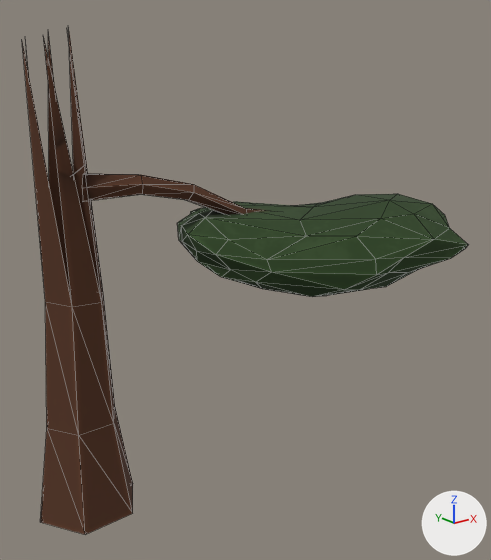
Renders of the glTF model web/public/flowers/BubungaTree_gltf/BubingaTreeSprout.gltf from each side of a commit.
Rendered twice from a 50 mm lens placed at (-2.2, -5.01, 3.76), pointed at (1.34, -0.59, 1.98). Lighting does not change. The marker at lower right points along +X, +Y and +Z. Mesh edges are drawn as thin lines. Where no turn or scale is listed for an object, it has been applied to the vertices.

Objects in the first picture: 'node-0'.
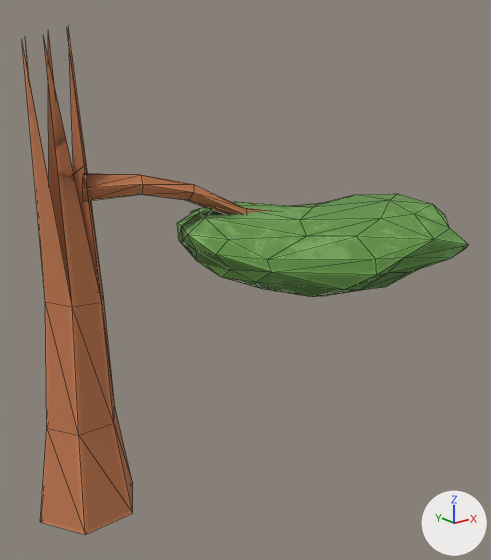
The change, as JSON lines over the scene's bpy script:
```json
{"block": "mat_bubingatree_mat", "where": "n2 = _N.new('ShaderNodeMix'); n2.name = 'Mix'"}
{"op": "add", "block": "mat_bubingatree_mat", "code": "n2.inputs[7].default_value = (3.0, 3.0, 3.0, 1.0)  # 'B', white #ffffff"}
```

Boxes (x1, y1, x2, y2) around the edits, measured in the pictures (491 x 560 px):
```json
{"object": "node-0", "change": "surface changed", "before": [23, 33, 468, 534], "after": [23, 33, 468, 534]}
```
